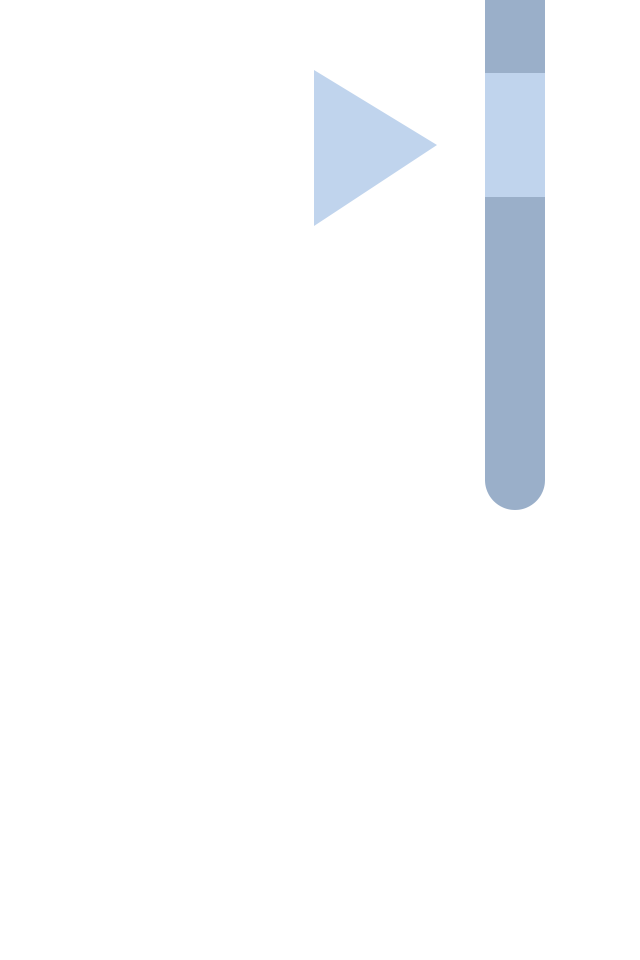
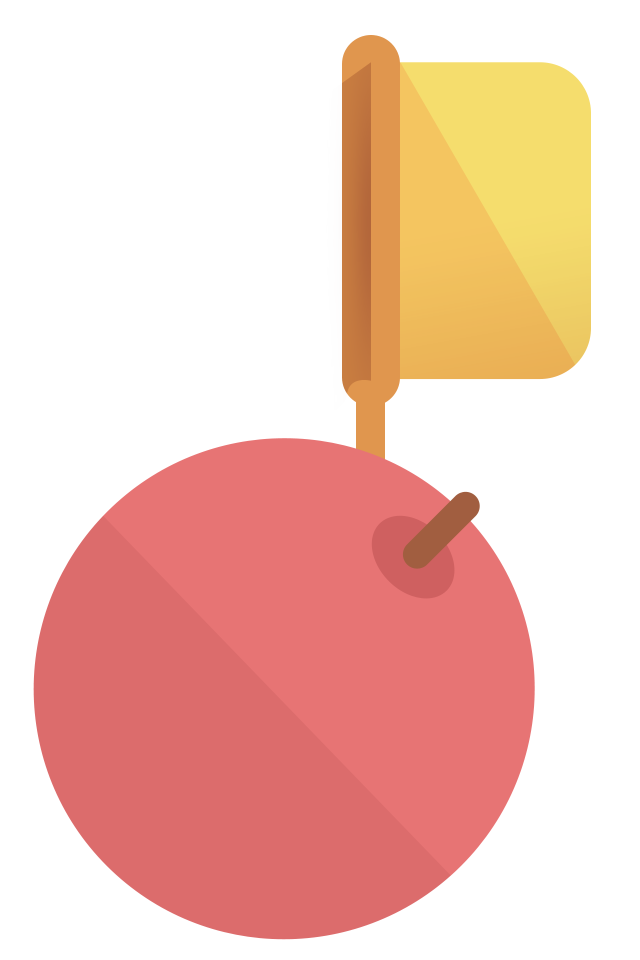
Layered file, before and after one edit (640×960). Changes by layer:
added group "apple" with 6 layers above "sachock copy" over (33, 438, 535, 940)
added layer "Rectangle 2" in group "apple" over (403, 491, 480, 569)
added layer "Ellipse 4" in group "apple" over (371, 515, 455, 599)
added layer "Rectangle 4" in group "apple" over (33, 500, 461, 940)
added layer "Ellipse 3" in group "apple" over (33, 438, 535, 940)
added group "sachock" with 10 layers above "apple copy" over (166, 35, 591, 811)
added layer "Layer 2" (29%) in group "sachock" over (323, 62, 371, 411)
added layer "Rectangle 6" in group "sachock" over (316, 62, 371, 420)
added layer "Rectangle 5" in group "sachock" over (342, 35, 400, 407)
added layer "Rectangle 9" (70%) in group "sachock" over (353, 190, 591, 417)
added layer "Rectangle 7" in group "sachock" over (166, 41, 583, 507)
added layer "Rounded Rectangle 1" in group "sachock" over (371, 62, 591, 380)
added layer "Rectangle 8" in group "sachock" over (356, 401, 385, 811)
hid "Shape 1" over (314, 70, 437, 226)
hid "Rectangle 1" over (485, 73, 545, 197)
hid "Ellipse 2" over (485, 0, 545, 510)
